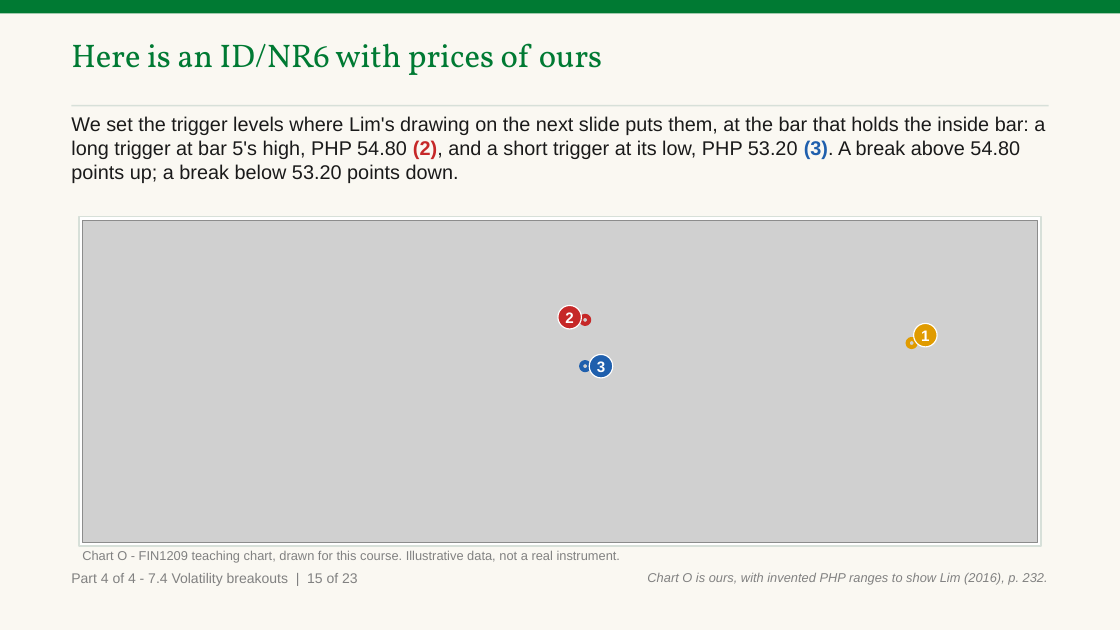
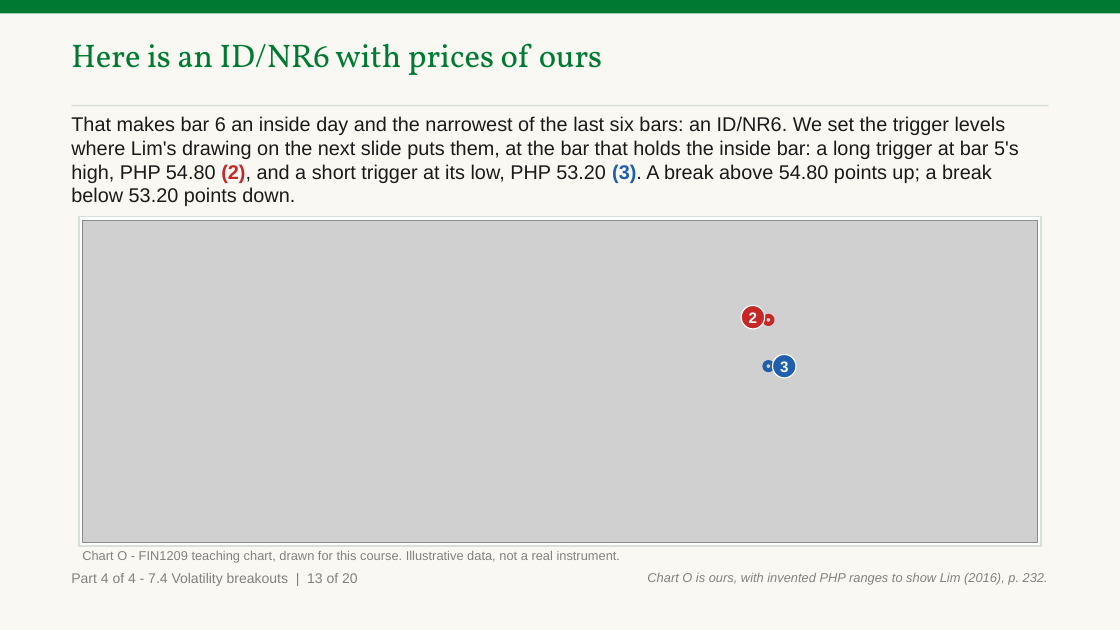
Before and after one commit to benjiesotelo-sudo/Telos_FIN1209, a slide deck: slide 235 of chapter-07/FIN1209-Chapter-07.pptx. Drawn at 1120x630 pixels with LibreOffice and Linux fonts; fonts in the diff are those of the drawing; grey boxes stand for pictures. Boxes give left, top, right and bottom in pixels: in the first picture for what was removed or moved away, otherwise in the second. Text is boxed around its words. In the diff, an @@ line names an element or a change of style, - is before the commit and + after.

```diff
--- a/chapter-07/FIN1209-Chapter-07.pptx
+++ b/chapter-07/FIN1209-Chapter-07.pptx
@@ text at bbox=[71, 116, 1019, 206]: text changed @@
-We set the trigger levels where Lim's drawing on the next slide puts them, at the bar that holds the inside bar: a long trigger at bar 5's high, PHP 54.80 (2), and a short trigger at its low, PHP 53.20 (3). A break above 54.80 points up; a break below 53.20 points down.
+That makes bar 6 an inside day and the narrowest of the last six bars: an ID/NR6. We set the trigger levels where Lim's drawing on the next slide puts them, at the bar that holds the inside bar: a long trigger at bar 5's high, PHP 54.80 (2), and a short trigger at its low, PHP 53.20 (3). A break above 54.80 points up; a break below 53.20 points down.
@@ ellipse "2": place and size @@
-ellipse "2" at bbox=[558, 306, 581, 329]
+ellipse "2" at bbox=[741, 306, 765, 329]
@@ ellipse: place and size @@
-ellipse at bbox=[907, 339, 916, 348]
+ellipse at bbox=[765, 316, 773, 324]
@@ ellipse at bbox=[765, 316, 773, 324]: outline #E09B00 3.5 pt to #C62828 3.5 pt @@
@@ ellipse removed at bbox=[914, 323, 938, 347] @@
-1
@@ ellipse "3": place and size @@
-ellipse "3" at bbox=[589, 355, 613, 378]
+ellipse "3" at bbox=[773, 355, 797, 378]
@@ ellipse removed at bbox=[581, 362, 590, 371] @@
@@ ellipse: place and size @@
-ellipse at bbox=[581, 316, 590, 324]
+ellipse at bbox=[765, 362, 773, 371]
@@ ellipse at bbox=[765, 362, 773, 371]: outline #C62828 3.5 pt to #1F5FAD 3.5 pt @@
@@ text at bbox=[71, 573, 358, 586]: text changed @@
-Part 4 of 4 - 7.4 Volatility breakouts | 15 of 23
+Part 4 of 4 - 7.4 Volatility breakouts | 13 of 20
```
Also in this commit, not shown: 55 other slides changed, 6 slides added, 3 slides removed, 4 other files.
